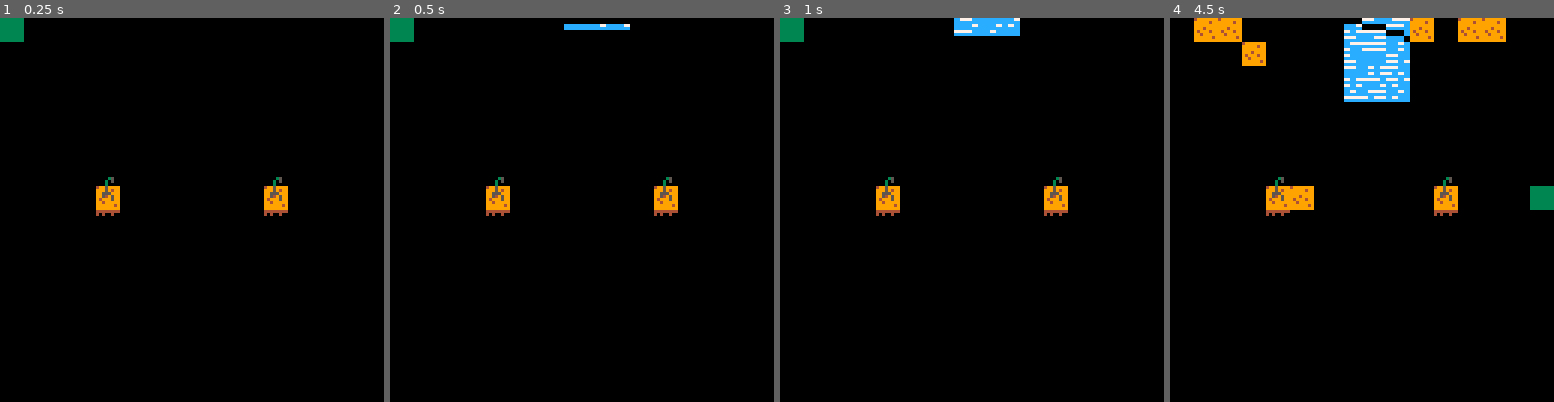
Above: before the commit, frames 1-4 (left to right).
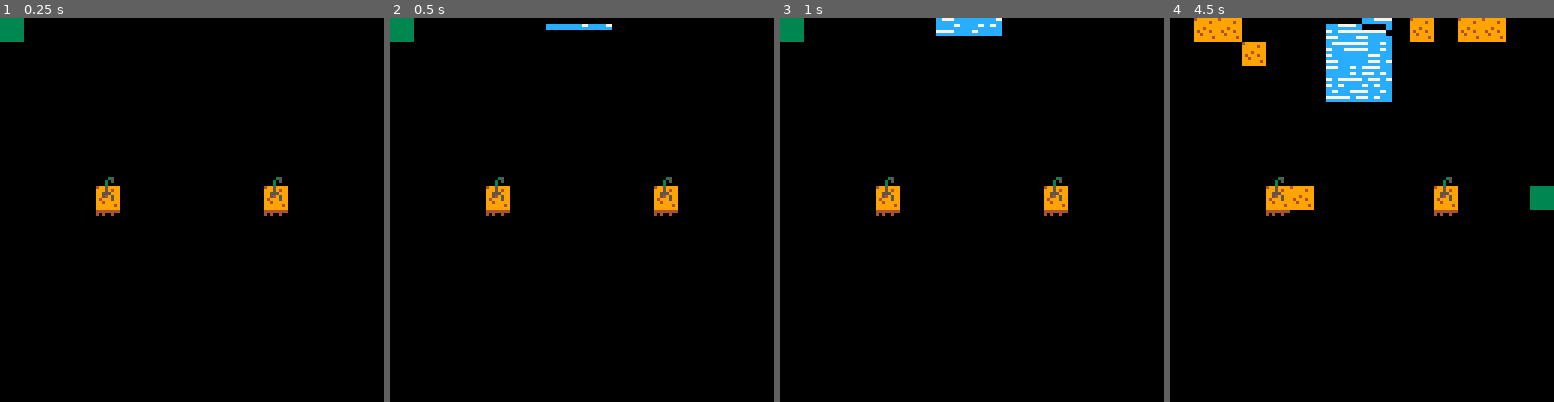
Above: after the commit, the same moments.

Repository: t-mw/herbarium
Game: PICO-8 cartridge ld38.p8
The game is run twice, just before and just after one commit, with the same random seed, the same clock (stepped at 60 frames per second) and the same inputs.
Inputs:
- Up to frame 1 (0.25 s): no input
- Up to frame 2 (0.5 s): tap X (X key) at 0.33 s
- Up to frame 3 (1 s): tap O (Z key) at 0.7 s
- Up to frame 4 (4.5 s): tap X (X key) at 1.07, 1.85, 2.97, 4.08 s; hold Right 1.6-2.1 s; tap O (Z key) every 0.4 s from 1.7 to 4.1 s; hold Up 2.15-2.42 s; hold Right 2.47-3.03 s; hold Left 3.08-3.58 s; hold Down 3.63-3.97 s; hold Right from 4.02 s (still down)

Frame 1 is identical in both runs. In frame 2, 0.2% of the frame differs, in the area x 40-63%, y 1-4%; in frame 3, 0.6%; in frame 4, 2.5%, in the area x 40-63%, y 0-22%.

Commit message:
Draw soaked roots

Diff:
--- a/ld38.p8
+++ b/ld38.p8
@@ -7,11 +7,18 @@
   earth1=1,
   earth2=3,
   earth3=4,
-  earth4=5
+  earth4=5,
+
+  plant_earth1=22,
+  plant_earth2=23,
+  plant_earth3=24,
+  plant_earth4=25
 }
 
 local sprite_flag = {
-  is_solid=0, is_frozen=1
+  is_solid=0,
+  is_frozen=1,
+  is_roots=2
 }
 
 local voxel_px_size = 2
@@ -37,6 +44,7 @@
 
 local state_cells = {}
 local state_cell_wetness = {}
+local state_cell_is_roots = {}
 local state_cell_x = 1
 local state_cell_y = 1
 
@@ -122,13 +130,13 @@
   end
 end
 
-function wetness_to_sprite(wetness)
+function wetness_to_sprite(wetness, is_roots)
   if wetness < 5 then
-    return sprite.earth2
+    return is_roots and sprite.plant_earth2 or sprite.earth2
   elseif wetness < 10 then
-    return sprite.earth3
+    return is_roots and sprite.plant_earth3 or sprite.earth3
   else
-    return sprite.earth4
+    return is_roots and sprite.plant_earth4 or sprite.earth4
   end
 end
 
@@ -159,7 +167,7 @@
   if wetness_destroy(wetness) then
     mset(map_x, map_y, 0)
   else
-    mset(map_x, map_y, wetness_to_sprite(wetness))
+    mset(map_x, map_y, wetness_to_sprite(wetness, state_cell_is_roots[idx]))
   end
 
   return wetness
@@ -187,7 +195,7 @@
   end
 end
 
-function update_voxels_from_map(map_id)
+function initialize_from_map(map_id)
   for x=1,voxel_dim_x do
     for y=1,voxel_dim_y do
       local idx = from_2d_voxel_idx(x, y)
@@ -212,6 +220,9 @@
       if is_solid then
         set_cell_voxels(x, y, voxel_type.solid)
       end
+
+      local is_roots = fget(mget(map_x, map_y), sprite_flag.is_roots)
+      state_cell_is_roots[idx] = is_roots
     end
   end
 end
@@ -220,7 +231,7 @@
   local process_limit = 432
 
   if update_counter % 10 == 0 then
-    for x=30,40 do
+    for x=27,37 do
       local y = 1
       local idx = from_2d_voxel_idx(x, y)
 
@@ -376,7 +386,7 @@
   update_input()
 
   if state_loaded_map != state_target_map then
-    update_voxels_from_map(state_target_map)
+    initialize_from_map(state_target_map)
     state_loaded_map = state_target_map
   end
 end
@@ -570,7 +580,7 @@
 00000000000000000000000000000000000000000000000000000000000000000000000000000000000000000000000000000000000000000000000000000000
 
 __gff__
-0000000000000202020200000000000000000000000003030303000000000000000000000000000000000000000000000000000000000000000000000000000000000000000000000000000000000000000000000000000000000000000000000000000000000000000000000000000000000000000000000000000000000000
+0000000000000202020200000000000000000000000007070707000000000000000000000000000000000000000000000000000000000000000000000000000000000000000000000000000000000000000000000000000000000000000000000000000000000000000000000000000000000000000000000000000000000000
 0000000000000000000000000000000000000000000000000000000000000000000000000000000000000000000000000000000000000000000000000000000000000000000000000000000000000000000000000000000000000000000000000000000000000000000000000000000000000000000000000000000000000000
 __map__
 0000000000000000000000000000000000000000000000000000000000000000000000000000000000000000000000000000000000000000000000000000000000000000000000000000000000000000000000000000000000000000000000000000000000000000000000000000000000000000000000000000000000000000
